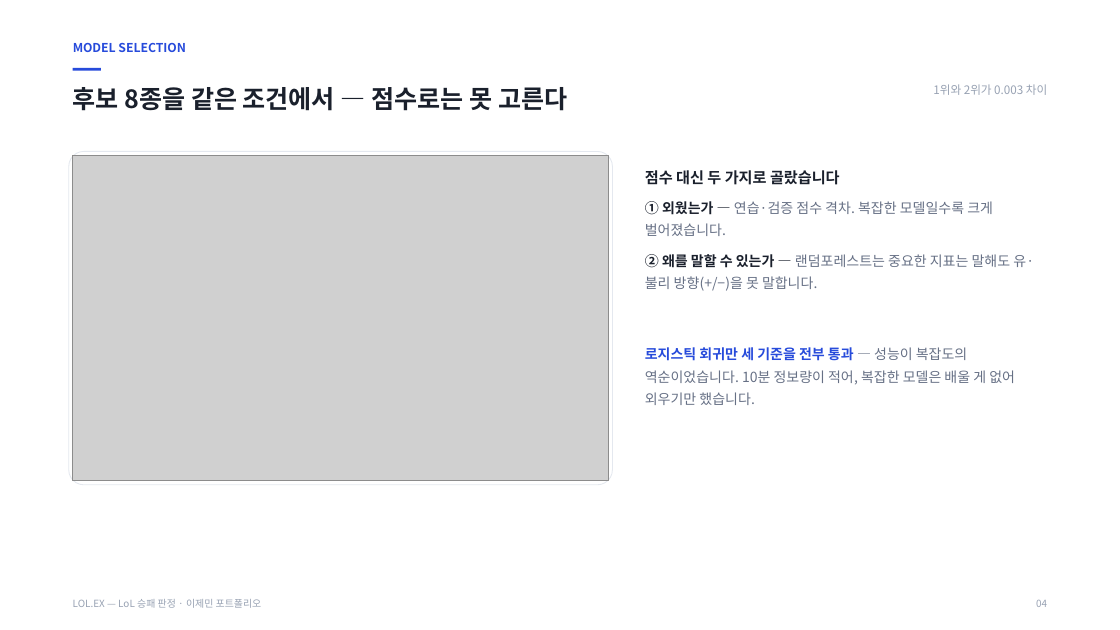
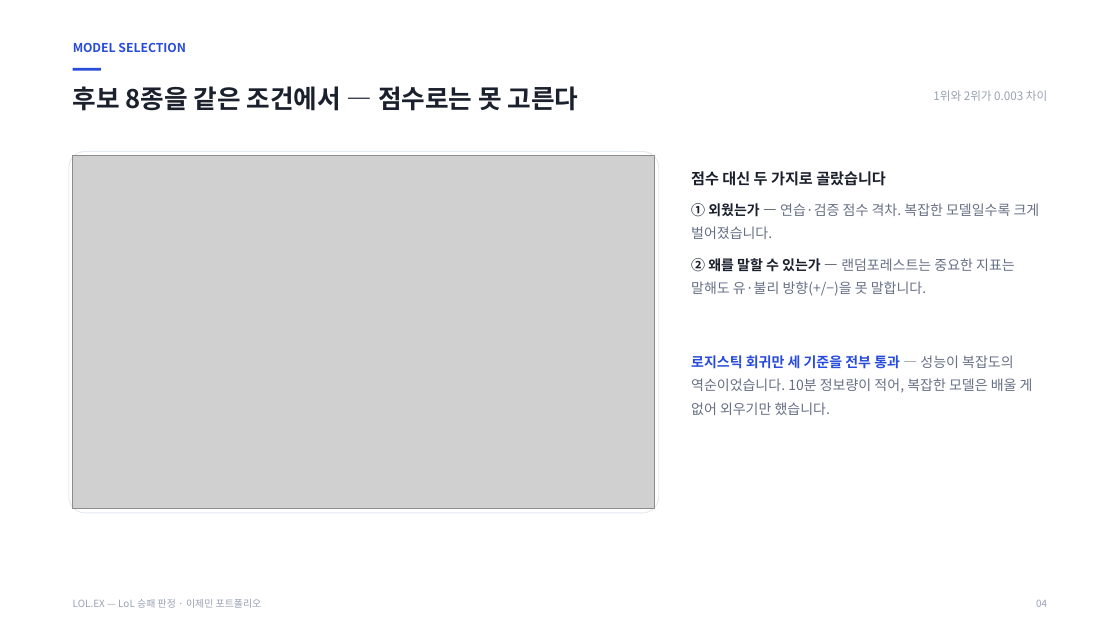
Before and after one commit to wpalswpa/lol-win-prediction, a slide deck: slide 4 of LOLEX_포트폴리오.pptx. Drawn at 1120x630 pixels with LibreOffice and Linux fonts; fonts in the diff are those of the drawing; grey boxes stand for pictures. Boxes give left, top, right and bottom in pixels: in the first picture for what was removed or moved away, otherwise in the second. Text is boxed around its words. In the diff, an @@ line names an element or a change of style, - is before the commit and + after.

```diff
--- a/LOLEX_포트폴리오.pptx
+++ b/LOLEX_포트폴리오.pptx
@@ text "후보 8종을 같은 조건에서 — ..." at bbox=[73, 86, 579, 111]: size 21.5 to 22 pt @@
@@ text "1위와 2위가 0.003 차이": place and size @@
-text "1위와 2위가 0.003 차이" at bbox=[933, 84, 1047, 95]
+text "1위와 2위가 0.003 차이" at bbox=[933, 90, 1047, 101]
@@ rounded rectangle: place and size @@
-rounded rectangle at bbox=[69, 151, 613, 485]
+rounded rectangle at bbox=[69, 151, 659, 513]
@@ picture: place and size @@
-picture at bbox=[73, 155, 609, 481]
+picture at bbox=[73, 155, 655, 509]
@@ text "점수 대신 두 가지로 골랐습니다": place and size @@
-text "점수 대신 두 가지로 골랐습니다" at bbox=[645, 170, 1034, 405]
+text "점수 대신 두 가지로 골랐습니다" at bbox=[691, 171, 1040, 415]
@@ text "점수 대신 두 가지로 골랐습니다" at bbox=[691, 171, 1040, 415]: line spacing 1.32 to 1.38 @@
```
Also in this commit, not shown: 11 other slides changed, 1 other file.
